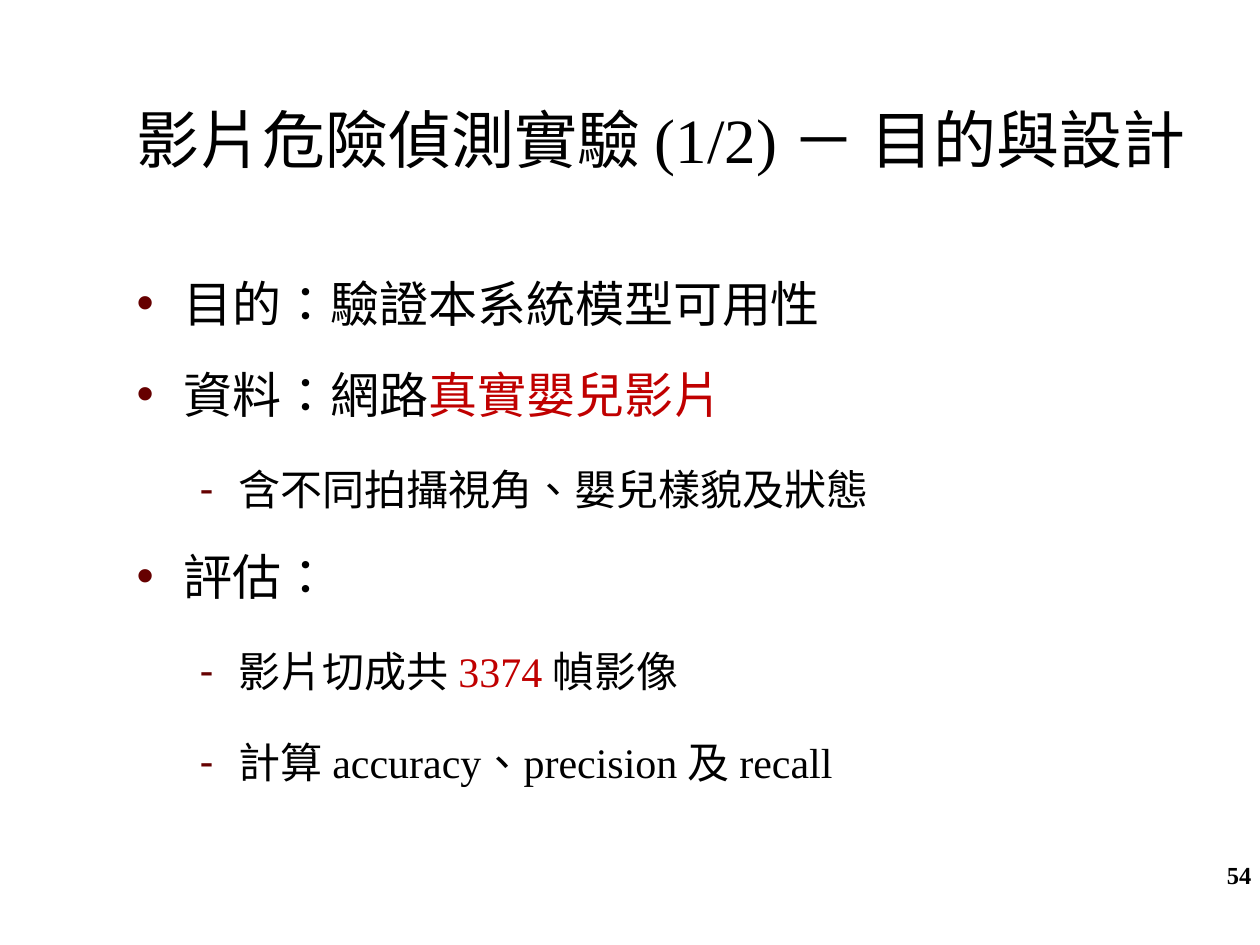
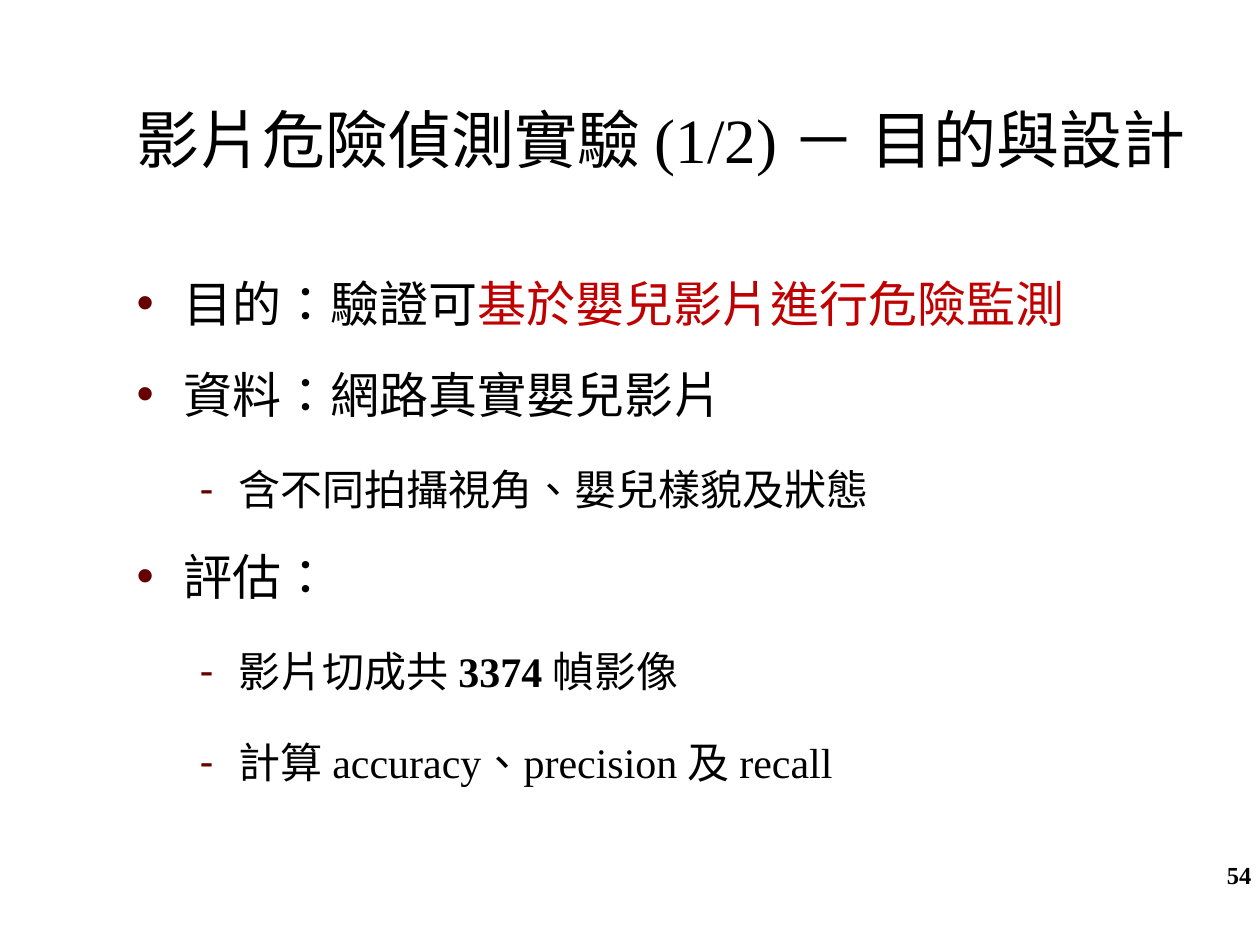
Before and after one commit to ChiaChunWang0821/master_thesis, a slide deck: slide 54 of oral_exam_slide.pptx. Drawn at 1260x945 pixels with LibreOffice and Linux fonts; fonts in the diff are those of the drawing; background and template pictures are left out. Boxes give left, top, right and bottom in pixels: in the first picture for what was removed or moved away, otherwise in the second. Text is boxed around its words. In the diff, an @@ line names an element or a change of style, - is before the commit and + after.

```diff
--- a/oral_exam_slide.pptx
+++ b/oral_exam_slide.pptx
@@ text at <box>184,280,1065,326</box>: text changed; text colour #000000 to #C00000 @@
-• 目的：驗證本系統模型可用性
+• 目的：驗證可基於嬰兒影片進行危險監測
@@ text at <box>184,371,722,691</box>: text colour #C00000 to #000000 in "資料：網路真實嬰兒影片", "3374"; bold on in "3374" @@
```
Also in this commit, not shown: 5 other slides changed.
